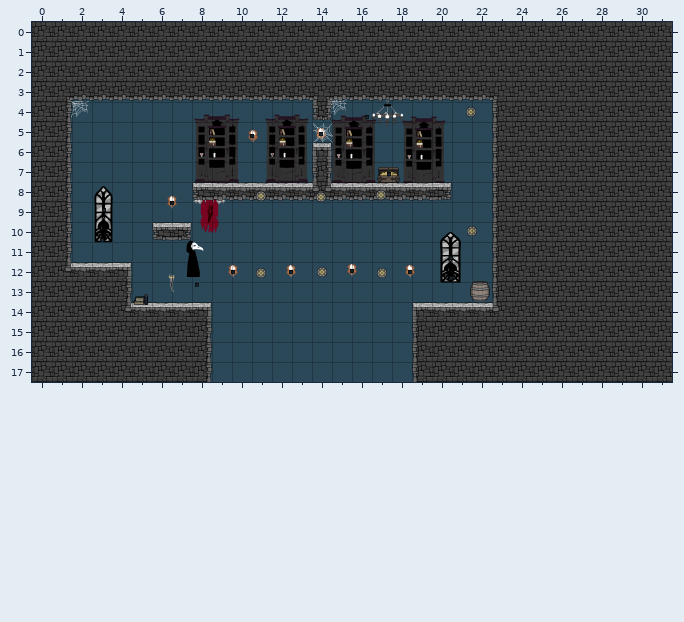
Two versions of a level (Tiled map (JSON), Physics/Physics/assets/level5.tmj). Above: the version before the commit.
Cells are 300x300 px. Shown: x 0..31, y 0..17.
After:
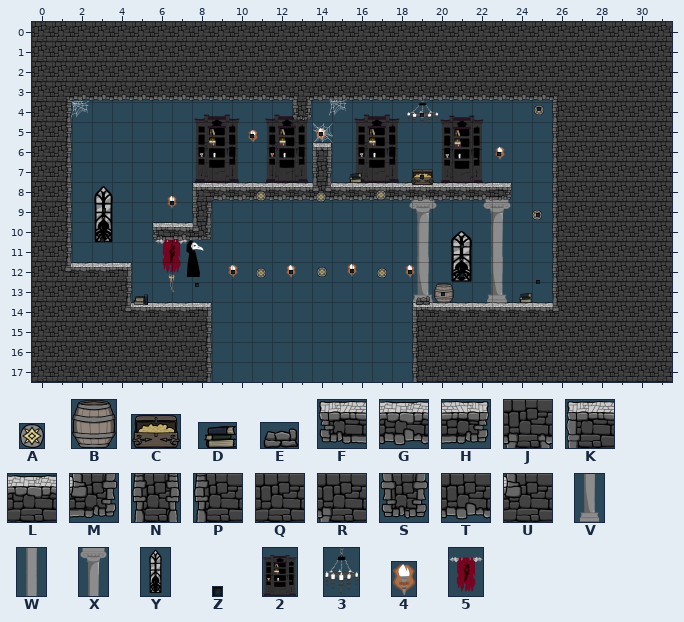
Key: from "GameObjects": A 0 "chainEnd", B 1 "burnable", C 4 "goaldoor", D 23 "qb1", E 26 "qb4"; from "PlatformTiles": F 1, G 2, H 3, J 11, K 13, L 14, M 17, N 24, P 25, Q 26, R 33, S 36, T 38, U 45; from "backgroundAssets": V 1 "colB", W 2 "colM", X 3 "colT", Y 4 "window", Z 10 "light", 2 12 "bookshelf", 3 14 "chandelier", 4 15 "holder", 5 16 "banner".
_ is an empty cell.
Objects are placed by their top-left corner, in cells (3,4 is the top-left corner of cell 3,4); size is 1x1 cell unless given.
Edits made:
Layer "Background":
Object 3 "chandelier" at 17,3.9 size 1.7x1.4 becomes 3 "chandelier" at 18.7,3.8 size 1.7x1.4.
Object 2 "bookshelf" at 15,4.1 size 2.3x4 becomes 2 "bookshelf" at 16.1,4.1 size 2.3x4.
Object 2 "bookshelf" at 18.5,4.1 size 2.2x4 becomes 2 "bookshelf" at 20.4,4.1 size 2.2x4.
Object 5 "banner" at 8.1,8.4 size 1.7x2.3 becomes 5 "banner" at 6.1,10.4 size 1.7x2.3.
Object Y "window" at 19.7,10.4 size 2.4x2.8 becomes Y "window" at 20.3,10.4 size 2.4x2.8.
A new object: 4 "holder" at 23.1,6.2 size 0.5x0.7.
A new object: X "colT" at 22.5,8.9 size 1.5x2.3.
A new object: X "colT" at 18.8,8.9 size 1.5x2.3.
A new object: W "colM" at 22.5,10.2 size 1.5x2.3.
A new object: W "colM" at 18.8,10.2 size 1.5x2.3.
A new object: V "colB" at 22.5,11.8 size 1.5x2.3.
A new object: V "colB" at 18.8,11.8 size 1.5x2.3.
Layer "Tile Layer 1":
Tile H becomes tile G in row 8 at x 20; in row 10 at x 7.
The author put tile G in row 8 at x 21 to 22.
Tile P becomes tile H in row 8 at x 23.
Tile T becomes tile J in row 3 at x 13.
Tile F becomes tile K in row 8 at x 8.
Tile Q becomes tile L in row 14 at x 24 to 25.
Tile U becomes tile L in row 14 at x 23.
The author put tile M in row 10 at x 8.
The author put tile N in row 9 at x 8.
Tile Q becomes tile P in rows 4 to 13 at x 26.
Tile Q becomes tile R in row 3 at x 26.
The author put tile S in row 4 at x 13.
Tile J becomes tile T in row 3 at x 14.
Tile Q becomes tile T in row 3 at x 24 to 25.
Tile R becomes tile T in row 3 at x 23.
Tile Q becomes tile U in row 14 at x 26.
Tile P is gone in rows 4 to 7 at x 23; in rows 9 to 13 at x 23.
Tile Q is gone in rows 4 to 13 at x 24 to 25.
Tile S is gone in row 4 at x 14.
Layer "Entities":
Object A "1" at 21.7,4.3 size 0.5x0.5 becomes A "1" at 25.1,4.1 size 0.5x0.5.
Object C "goaldoor" at 17.2,7.3 size 1.2x0.8 becomes C "goaldoor" at 18.9,7.3 size 1.2x0.8.
Object A "2" at 21.8,10.2 size 0.5x0.5 becomes A "2" at 25,9.4 size 0.5x0.5.
Object B "barrel" at 21.9,13 becomes B "burnable" at 20.1,13.1.
A new object: D "qb1" at 15.7,7.5 size 0.8x0.5.
A new object: D "qb1" at 24.2,13.5 size 0.8x0.5.
A new object: E "qb4" at 19.1,13.6 size 0.8x0.5.
Layer "Action Entities":
Object Z "light" at 16.6,4.6 size 0.2x0.2 becomes Z "light" at 19.4,4.6 size 0.2x0.2.
Object Z "light" at 17.7,7.5 size 0.2x0.2 becomes Z "light" at 23.3,6.5 size 0.2x0.2.
Object Z "light" at 20.9,11.7 size 0.2x0.2 becomes Z "light" at 21.4,11.1 size 0.2x0.2.
Object Z "light" at 20.9,12.7 size 0.2x0.2 becomes Z "light" at 21.4,12.5 size 0.2x0.2.
A new object: Z "light" at 25.3,4.3 size 0.2x0.2.
A new object: Z "light" at 19.4,7.7 size 0.2x0.2.
A new object: Z "light" at 25.2,9.6 size 0.2x0.2.
A new object: Z "light" at 25.2,12.9 size 0.2x0.2.
A new object: Z "light" at 20.5,13.5 size 0.2x0.2.
Changed places in both pictures, as pixel boxes (x1, y1, x2, y2):
changed: (292, 94, 560, 312)
changed: (155, 190, 226, 273)
